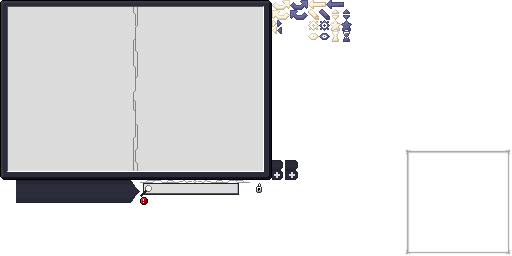
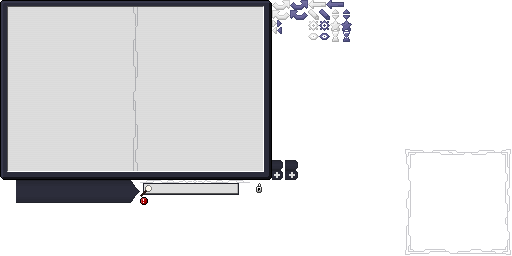
Layers edited between the first and the second 512x256 image:
"Layer 8": opacity 50% → 25%, painted on it over [133, 7, 511, 255]
painted on "Base" over [405, 149, 511, 255]
